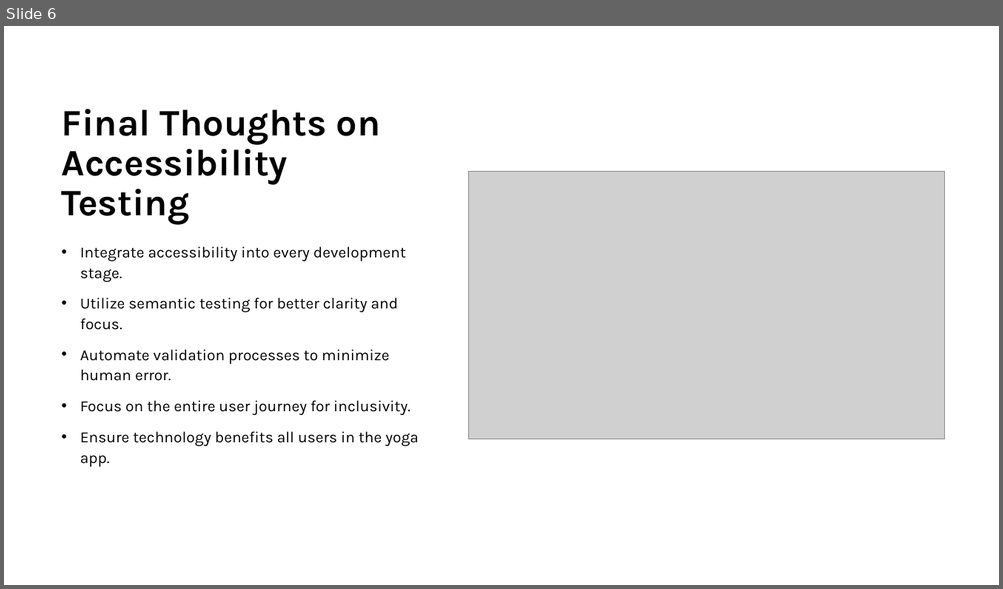
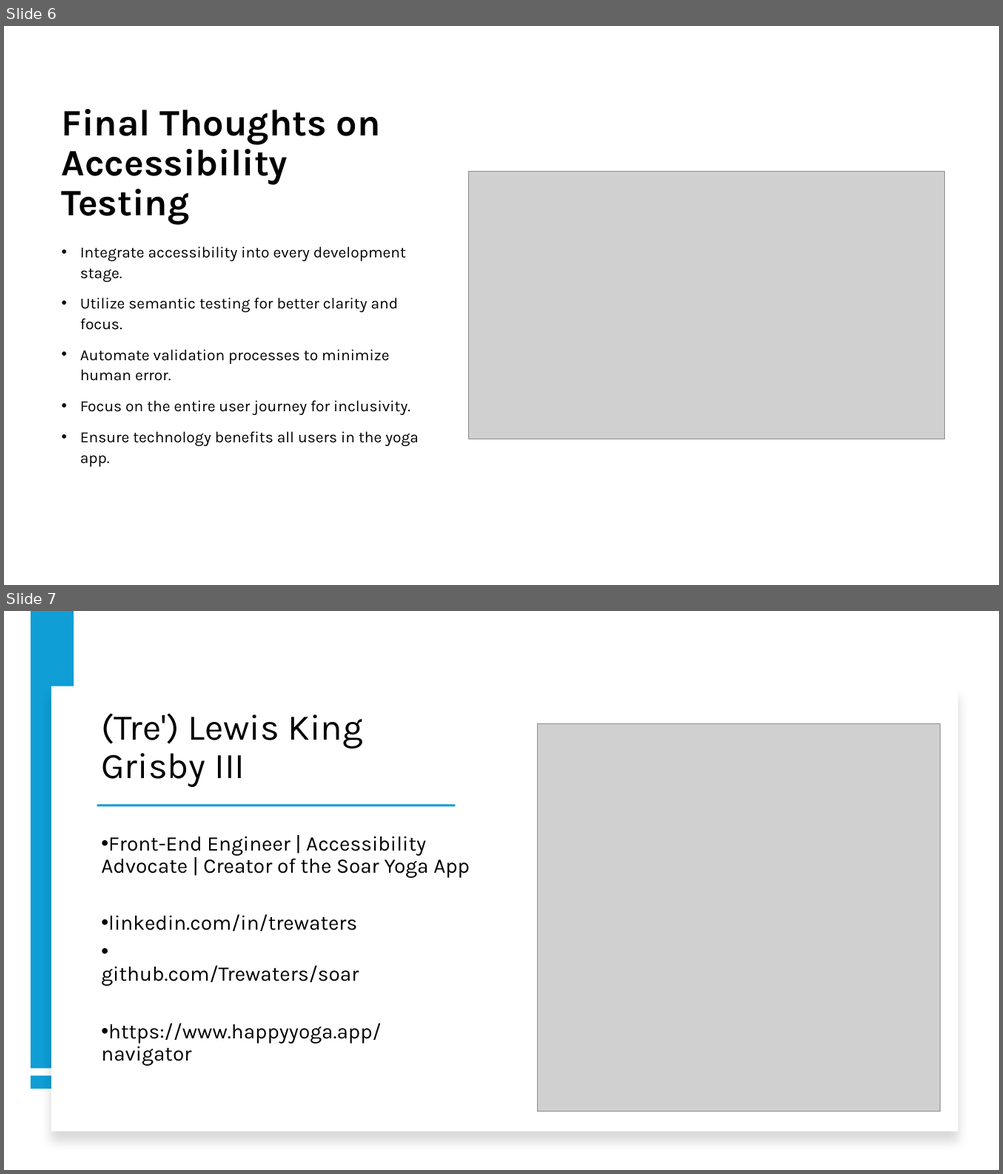
Before and after one commit to Trewaters/soar, a slide deck: public/Demo Talks/FINAL-a11y-talk.pptx. Shown one above the other, each under a label of ours: slide 6 before the commit, slides 6 and 7 after it. The pictures are 1003x589 and 1003x1174 pixels, drawn with LibreOffice and Linux fonts; fonts in the diff are those of the drawing; grey boxes stand for pictures. Boxes give left, top, right and bottom in pixels: in the first picture for what was removed or moved away, otherwise in the second. Text is boxed around its words. In the diff, an @@ line names an element or a change of style, - is before the commit and + after.

Commit message:
update slides

```diff
--- a/public/Demo Talks/FINAL-a11y-talk.pptx
+++ b/public/Demo Talks/FINAL-a11y-talk.pptx
@@ slide 7 added at <box>4,611,999,1170</box>, background #FFFFFF @@
@@ rectangle added at <box>31,612,74,1069</box>, fill #0F9ED5 @@
@@ rectangle added at <box>51,686,958,1132</box>, fill #FFFFFF @@
@@ title added at <box>101,713,364,787</box>, 35 pt, text #000000 @@
+(Tre') Lewis King Grisby III
@@ picture added at <box>538,723,939,1112</box> @@
@@ rectangle added at <box>97,804,455,806</box>, fill #0F9ED5 @@
@@ text added at <box>101,836,469,1066</box>, 20 pt, text #000000 @@
+• Front-End Engineer | Accessibility Advocate | Creator of the Soar Yoga App
+• linkedin.com/in/trewaters
+• github.com/Trewaters/soar
+• https://www.happyyoga.app/navigator
@@ rectangle added at <box>31,1076,74,1088</box>, fill #0F9ED5 @@
```
Also in this commit, not shown: 7 other files.
